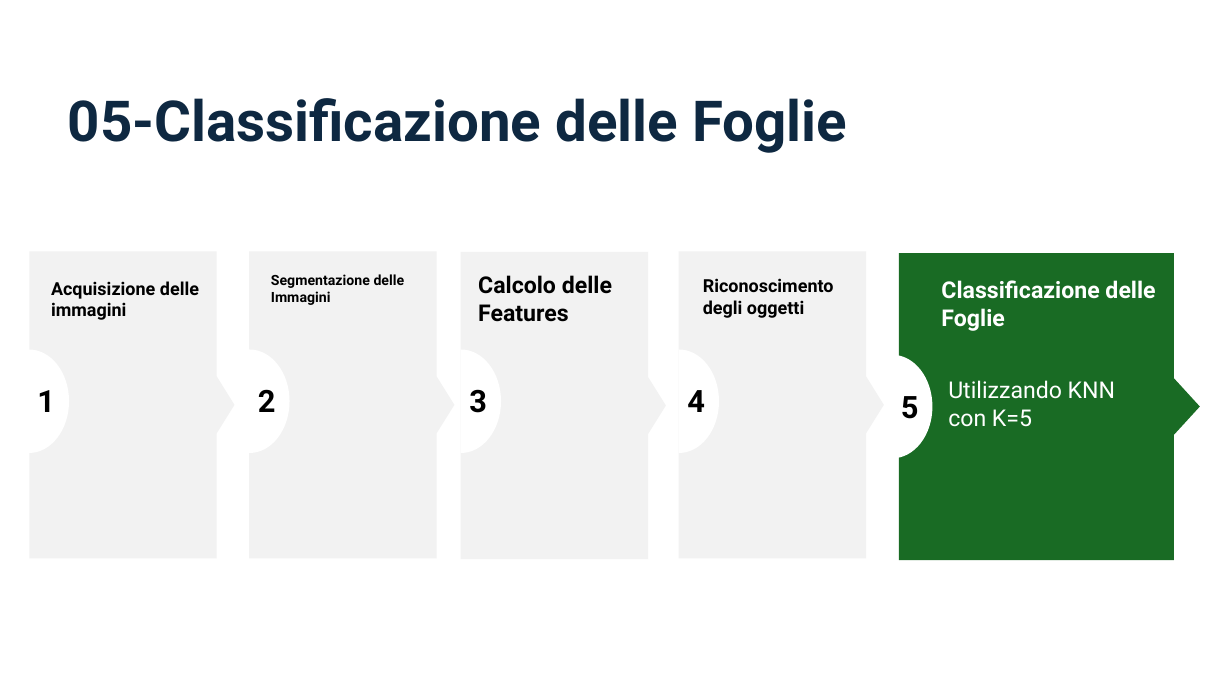
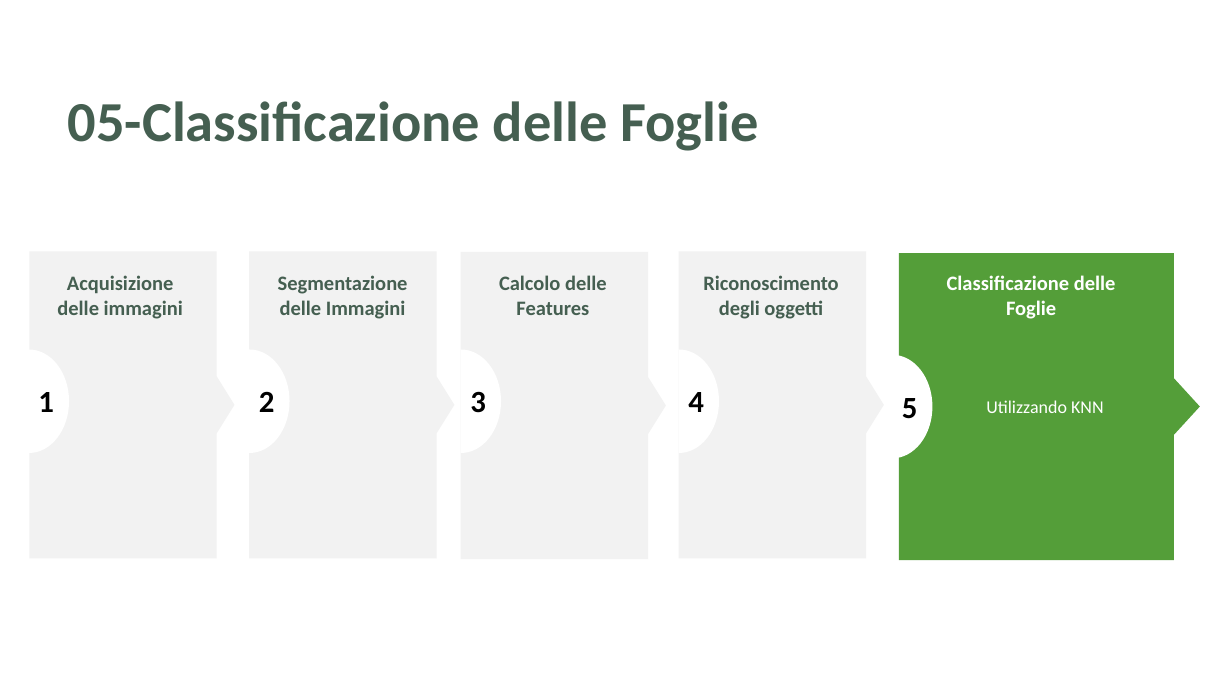
Before and after one commit to aleeteo/leaf_ID, a slide deck: slide 25 of presentazione/ProjectLeafWIP.pptx (slide 23 before the commit). Drawn at 1232x693 pixels with LibreOffice and Linux fonts; fonts in the diff are those of the drawing. Boxes give left, top, right and bottom in pixels: in the first picture for what was removed or moved away, otherwise in the second. Text is boxed around its words. In the diff, an @@ line names an element or a change of style, - is before the commit and + after.

```diff
--- a/presentazione/ProjectLeafWIP.pptx
+++ b/presentazione/ProjectLeafWIP.pptx
@@ title "05-Classificazione delle Foglie" at (68,101,758,151): font Roboto to Calibri, text colour #0E2841 to #455F51 @@
@@ text "Acquisizione delle immagini" at (57,275,183,319): size 14 to 16 pt, font Roboto to Calibri, text colour #000000 to #455F51; alignment left to centre @@
@@ text "Segmentazione delle Immagini" at (278,275,408,319): size 11 to 16 pt, font Roboto to Calibri, text colour #000000 to #455F51; alignment left to centre @@
@@ text "Calcolo delle Features" at (499,275,607,315): size 18 to 16 pt, font Roboto to Calibri, text colour #000000 to #455F51; alignment left to centre @@
@@ text "Riconoscimento degli oggetti" at (703,275,838,319): size 14 to 16 pt, font Roboto to Calibri, text colour #000000 to #455F51; alignment left to centre @@
@@ freeform shape at (899,253,1201,560): fill #196B24 to #549E39 @@
@@ text "Classificazione delle Foglie" at (947,275,1116,319): size 18 to 16 pt, font Roboto to Calibri; alignment left to centre @@
@@ font Roboto to Calibri in 7 elements at (30,352,70,456), (20,352,61,456), (250,349,290,453), (461,349,502,453), (678,349,719,453), (892,355,933,458), (29,349,69,453) @@
@@ text at (986,400,1104,413): text changed; size 18 to 14 pt; font Roboto to Calibri @@
-Utilizzando KNN con K=5
+Utilizzando KNN
```
Also in this commit, not shown: 28 other slides changed, 10 slides added, 4 slides removed.
